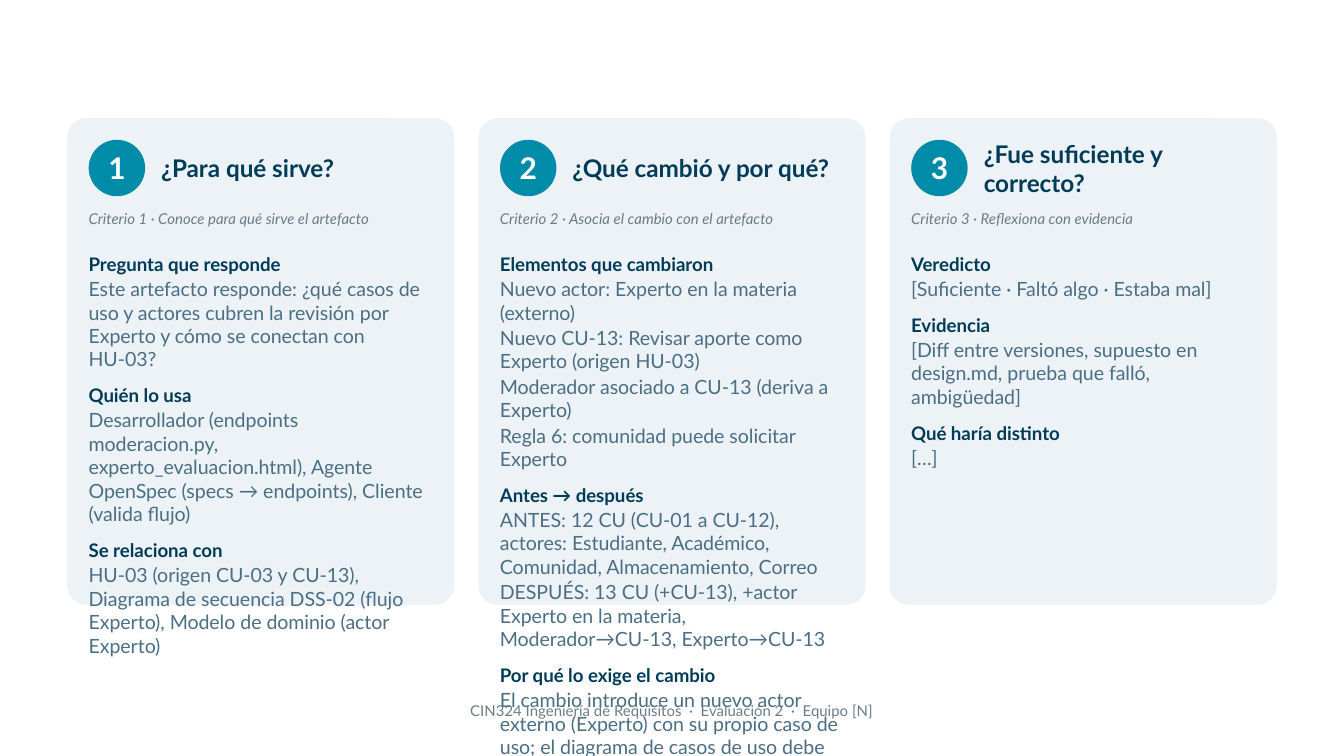
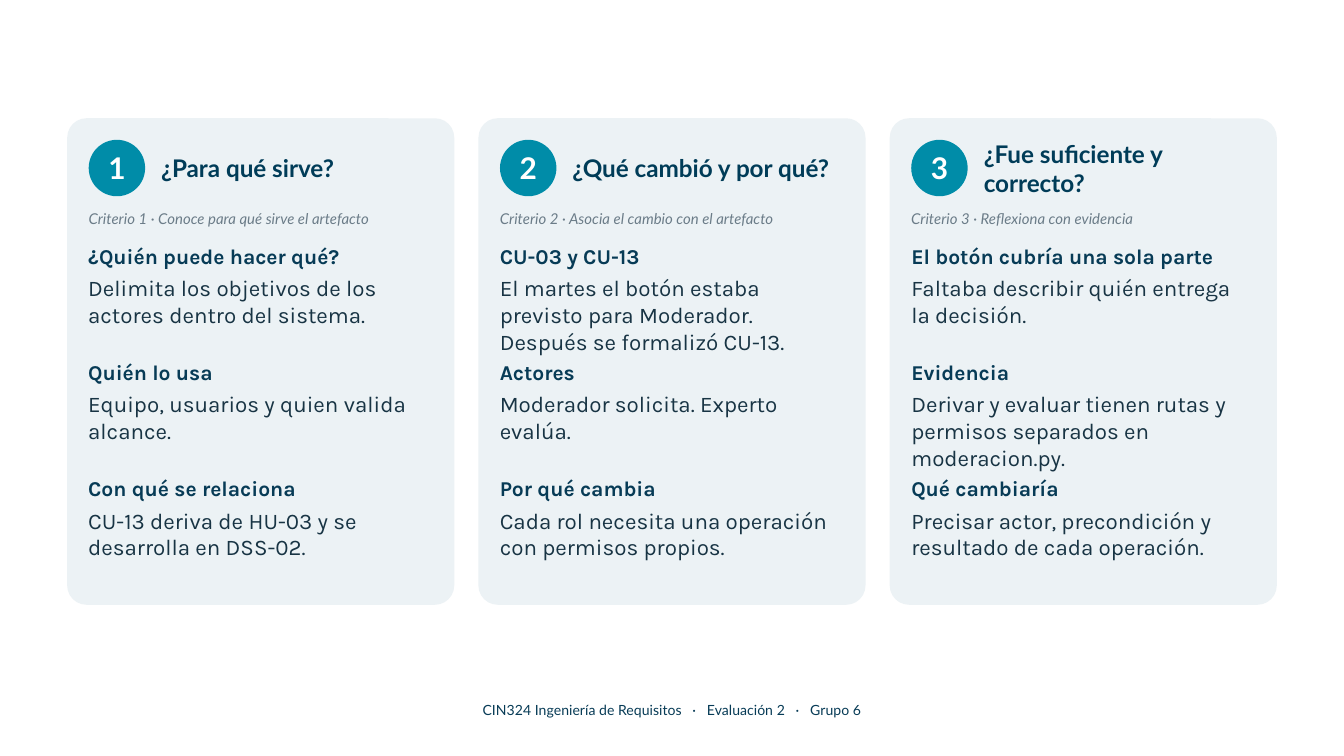
Before and after one commit to mapacheCorps/entrega, a slide deck: slide 8 of eval2/Presentacion_Evaluacion2_mapacheCorps.pptx (slide 9 before the commit). Drawn at 1344x756 pixels with LibreOffice and Linux fonts; fonts in the diff are those of the drawing; background and template pictures are left out. Boxes give left, top, right and bottom in pixels: in the first picture for what was removed or moved away, otherwise in the second. Text is boxed around its words. In the diff, an @@ line names an element or a change of style, - is before the commit and + after.

Commit message:
Cierra la entrega de Evaluación 2 y corrige la demo de Experto

```diff
--- a/eval2/Presentacion_Evaluacion2_mapacheCorps.pptx
+++ b/eval2/Presentacion_Evaluacion2_mapacheCorps.pptx
@@ text added at <box>88,247,339,269</box>, 11.2 pt, text #073B56, bold @@
+¿Quién puede hacer qué?
@@ text removed at <box>89,257,423,657</box> @@
-Pregunta que responde
-Este artefacto responde: ¿qué casos de uso y actores cubren la revisión por Experto y cómo se conectan con HU-03?
-Quién lo usa
-Desarrollador (endpoints moderacion.py, experto_evaluacion.html), Agente OpenSpec (specs → endpoints), Cliente (valida flujo)
-Se relaciona con
-HU-03 (origen CU-03 y CU-13), Diagrama de secuencia DSS-02 (flujo Experto), Modelo de dominio (actor Experto)
@@ text removed at <box>500,257,838,756</box> @@
-Elementos que cambiaron
-Nuevo actor: Experto en la materia (externo)
-Nuevo CU-13: Revisar aporte como Experto (origen HU-03)
-Moderador asociado a CU-13 (deriva a Experto)
-Regla 6: comunidad puede solicitar Experto
-Antes → después
-ANTES: 12 CU (CU-01 a CU-12), actores: Estudiante, Académico, Comunidad, Almacenamiento, Correo
-DESPUÉS: 13 CU (+CU-13), +actor Experto en la materia, Moderador→CU-13, Experto→CU-13
-Por qué lo exige el cambio
-El cambio introduce un nuevo actor externo (Experto) con su propio caso de uso; el diagrama de casos de uso debe mostrar quién inicia CU-13 y cómo se relaciona con la comunidad.
@@ text added at <box>500,250,639,270</box>, 11.2 pt, text #073B56, bold @@
+CU-03 y CU-13
@@ text removed at <box>911,257,1211,443</box> @@
-Veredicto
-[Suficiente · Faltó algo · Estaba mal]
-Evidencia
-[Diff entre versiones, supuesto en design.md, prueba que falló, ambigüedad]
-Qué haría distinto
-[…]
@@ text added at <box>911,247,1213,269</box>, 11.2 pt, text #073B56, bold @@
+El botón cubría una sola parte
@@ text added at <box>88,280,376,324</box>, 12 pt, text #183444 @@
+Delimita los objetivos de los actores dentro del sistema.
@@ text added at <box>500,279,785,356</box>, 12 pt, text #183444 @@
+El martes el botón estaba previsto para Moderador. Después se formalizó CU-13.
@@ text added at <box>911,279,1230,324</box>, 12 pt, text #183444 @@
+Faltaba describir quién entrega la decisión.
@@ text added at <box>88,363,213,384</box>, 11.2 pt, text #073B56, bold @@
+Quién lo usa
@@ text added at <box>500,366,575,381</box>, 11.2 pt, text #073B56, bold @@
+Actores
@@ text added at <box>911,365,1009,381</box>, 11.2 pt, text #073B56, bold @@
+Evidencia
@@ text added at <box>88,396,406,440</box>, 12 pt, text #183444 @@
+Equipo, usuarios y quien valida alcance.
@@ text added at <box>500,396,777,440</box>, 12 pt, text #183444 @@
+Moderador solicita. Experto evalúa.
@@ text added at <box>911,396,1225,472</box>, 12 pt, text #183444 @@
+Derivar y evaluar tienen rutas y permisos separados en moderacion.py.
@@ text added at <box>88,479,296,501</box>, 11.2 pt, text #073B56, bold @@
+Con qué se relaciona
@@ text added at <box>500,479,656,501</box>, 11.2 pt, text #073B56, bold @@
+Por qué cambia
@@ text added at <box>911,479,1058,500</box>, 11.2 pt, text #073B56, bold @@
+Qué cambiaría
@@ text added at <box>88,513,356,556</box>, 12 pt, text #183444 @@
+CU-13 deriva de HU-03 y se desarrolla en DSS-02.
@@ text added at <box>500,512,827,561</box>, 12 pt, text #183444 @@
+Cada rol necesita una operación con permisos propios.
@@ text added at <box>911,512,1211,561</box>, 12 pt, text #183444 @@
+Precisar actor, precondición y resultado de cada operación.
@@ text at <box>483,704,861,718</box>: text changed; size 8 to 7.5 pt; text colour #6B7C88 to #073B56 @@
-CIN324 Ingeniería de Requisitos · Evaluación 2 · Equipo [N]
+CIN324 Ingeniería de Requisitos · Evaluación 2 · Grupo 6
@@ text at <box>669,739,777,754</box>: text changed; size 18 to 19.5 pt; font Lato to Karla @@
-Casos de uso · Casos de uso · Responsable: Ignacio Rivera
+Casos de uso · Ignacio Rivera
```
Also in this commit, not shown: 4 other slides changed, 11 slides added, 10 slides removed, 40 other files.
